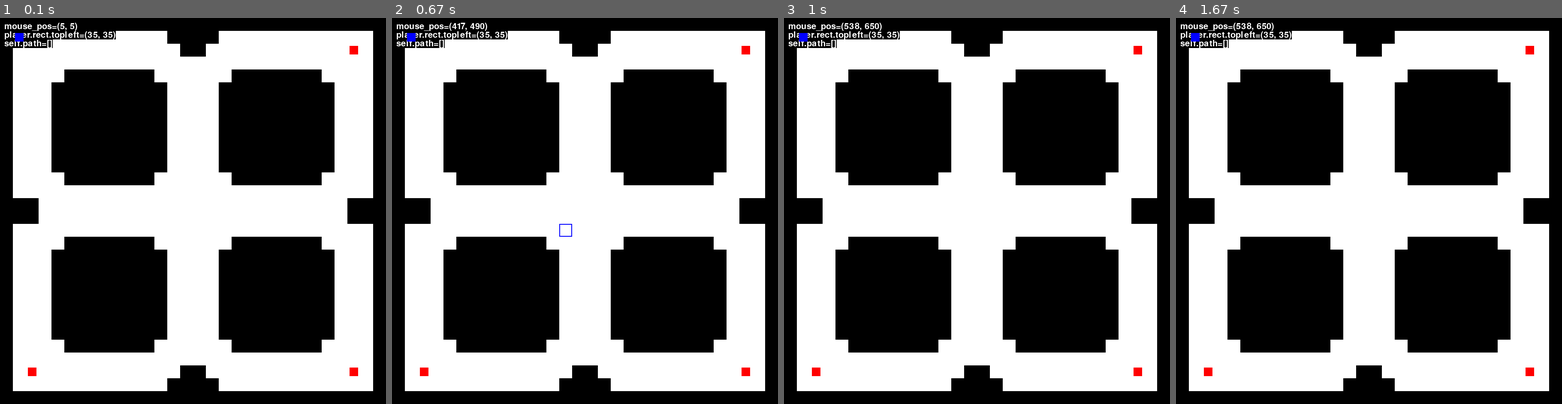
Above: before the commit, frames 1-4 (left to right).
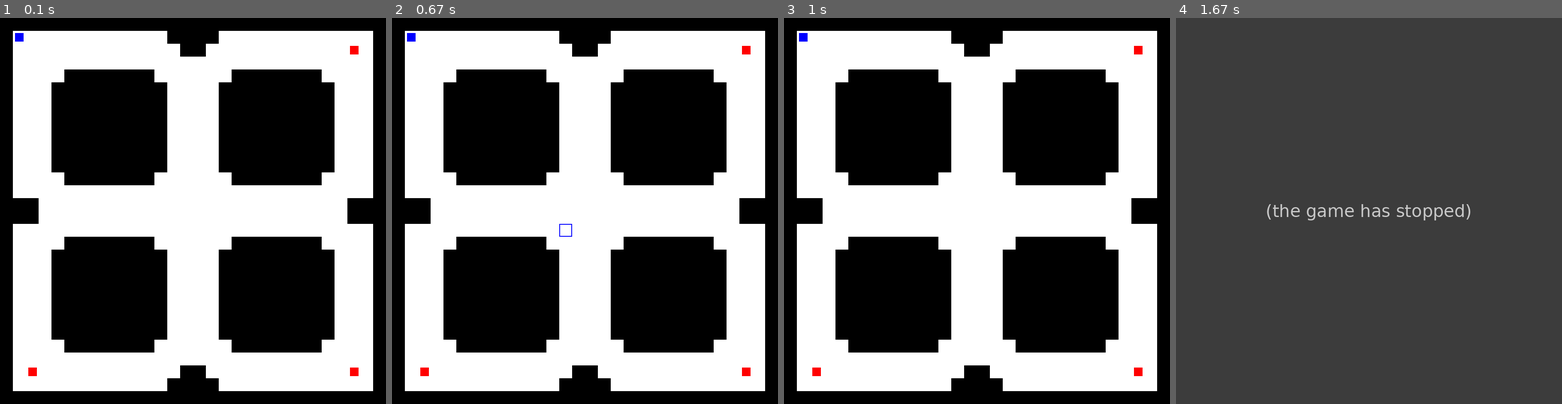
Above: after the commit, the same moments.

Repository: ArcherWayne/pygame_pathfinding
Game: pygame game, started from main.py
The game is run twice, just before and just after one commit, with the same random seed, the same clock (stepped at 60 frames per second) and the same inputs.
Inputs (mouse positions are in pixels of both pictures, inside the frame that each line leads up to):
- Up to frame 1 (0.1 s): no input
- Up to frame 2 (0.67 s): move the mouse to (569, 226) at 0.37 s
- Up to frame 3 (1 s): click (1015, 295) at 0.88 s
- Up to frame 4 (1.67 s): no input

The runs differ from the first frame. In frame 1, 0.8% of the frame differs, in the area x 1-93%, y 1-93%; in frame 2, 0.9%; in frame 3, 0.9%; in frame 4, 100%, in the area x 0-100%, y 0-100%.
Error after the commit: TypeError: 'GridNode' object is not subscriptable (main.py line 278); the game stopped at 1 s (later frames are placeholders)

Commit message:
enemy_pathfding

Diff:
--- a/main.py
+++ b/main.py
@@ -1,12 +1,9 @@
-import re
 from pathfinding.core.grid import Grid
 from pathfinding.finder.a_star import AStarFinder
 from pathfinding.core.diagonal_movement import DiagonalMovement
 import pygame
 import sys
 import time
-
-from toml import TomlDecodeError
 from debug import debug
 
 # general setup --------------------------------------------------------------------------------------------- #
@@ -22,8 +19,7 @@
 
 # 1是可以通过 0是不可以通过
 matrix = [
-    [0, 0, 0, 0, 0, 0, 0, 0, 0, 0, 0, 0, 0, 0, 0, 0,
-        0, 0, 0, 0, 0, 0, 0, 0, 0, 0, 0, 0, 0, 0],
+    [0, 0, 0, 0, 0, 0, 0, 0, 0, 0, 0, 0, 0, 0, 0, 0, 0, 0, 0, 0, 0, 0, 0, 0, 0, 0, 0, 0, 0, 0],
     [0, 1, 1, 1, 1, 1, 1, 1, 1, 1, 1, 1, 1, 0, 0, 0, 0, 1, 1, 1, 1, 1, 1, 1, 1, 1, 1, 1, 1, 0],
     [0, 1, 1, 1, 1, 1, 1, 1, 1, 1, 1, 1, 1, 1, 0, 0, 1, 1, 1, 1, 1, 1, 1, 1, 1, 1, 1, 1, 1, 0],
     [0, 1, 1, 1, 1, 1, 1, 1, 1, 1, 1, 1, 1, 1, 1, 1, 1, 1, 1, 1, 1, 1, 1, 1, 1, 1, 1, 1, 1, 0],
@@ -60,6 +56,8 @@
 clock = pygame.time.Clock()
 screen = pygame.display.set_mode((900, 900))
 pygame.display.set_caption('pathfinding_snowfield')
+enemy_timer = pygame.USEREVENT + 1
+pygame.time.set_timer(enemy_timer, 1000)
 
 # varibles setup
 game_active = True
@@ -80,14 +78,19 @@
 
         # pathfinding
         self.path = []
+        self.path_enemy_1 = []
 
         # player
         self.player = pygame.sprite.GroupSingle(player(self.empty_path))
+        # self.player = player(self.empty_path)
 
         # enemy
-        self.enemy_1 = pygame.sprite.Group(Enemy(self.empty_path, (825, 75)))
-        self.enemy_2 = pygame.sprite.Group(Enemy(self.empty_path, (75, 825)))
-        self.enemy_3 = pygame.sprite.Group(Enemy(self.empty_path, (825, 825)))
+        self.enemy_group = pygame.sprite.Group()
+        self.enemy_1 = Enemy(self.empty_path, (825+1, 75))
+        self.enemy_2 = Enemy(self.empty_path, (75+1, 825))
+        self.enemy_3 = Enemy(self.empty_path, (825+1, 825))
+        self.enemy_group.add(self.enemy_1, self.enemy_2, self.enemy_3)
+
 
     def empty_path(self):
         self.path = []
@@ -121,22 +124,27 @@
             self.player.sprite.set_path(self.path)  # 将生成的path传入player
 
     def create_path_enemy(self): # 第一个功能, 按下鼠标后开始执行
-        # FIXME:
-        # start
-        start_x, start_y = self.player.sprite.get_coord() # 获得player位置对应处的矩阵索引
-        start = self.grid.node(start_x,start_y)
-
-        # end
-        mouse_pos = pygame.mouse.get_pos()
-        end_x,end_y =  mouse_pos[0] // 30, mouse_pos[1] // 30   # 和上面获得player位置的带马基本相同
-        end = self.grid.node(end_x,end_y)
-
-        # path
-        if start_x != end_x or start_y != end_y:
-            finder = AStarFinder(diagonal_movement = DiagonalMovement.always)
-            self.path,_ = finder.find_path(start,end,self.grid)
-            self.grid.cleanup()
-            self.player.sprite.set_path(self.path)  # 将生成的path传入player
+        print(self.enemy_group.sprites())
+        # FIXME: create_path_enemy
+        for enemy in self.enemy_group.sprites():
+            # start
+            start_x, start_y = enemy.get_coord() # 获得player位置对应处的矩阵索引
+            start = self.grid.node(start_x,start_y)
+
+            # end
+            # mouse_pos = pygame.mouse.get_pos()
+            # debug(self.rect.x, info_name='player.rect.x', y =30)
+            # end_x, end_y = self.player.pos[0]//30, self.player.pos[1]//30
+            end_x, end_y = self.player.sprite.get_coord()
+            # end_x,end_y =  mouse_pos[0] // 30, mouse_pos[1] // 30   # 和上面获得player位置的带马基本相同
+            end = self.grid.node(end_x,end_y)
+
+            # path
+            if start_x != end_x or start_y != end_y:
+                finder = AStarFinder(diagonal_movement = DiagonalMovement.always)
+                self.path_enemy,_ = finder.find_path(start,end,self.grid)
+                self.grid.cleanup()
+                enemy.set_path(self.path_enemy)  # 将生成的path传入enemy
 
     def update(self, dt):
         self.draw_active_cell()
@@ -144,12 +152,9 @@
         # player updating and drawing
         self.player.update(dt)
         self.player.draw(screen)
-        self.enemy_1.update(dt)
-        self.enemy_1.draw(screen)
-        self.enemy_2.update(dt)
-        self.enemy_2.draw(screen)
-        self.enemy_3.update(dt)
-        self.enemy_3.draw(screen)
+        # FIXME: use loops to update the enemies
+        self.enemy_group.update(dt)
+        self.enemy_group.draw(screen)
 
 class player(pygame.sprite.Sprite):
     def __init__(self,empty_path):
@@ -232,8 +237,8 @@
         self.check_collisions()
         self.reposition_player()
         self.draw_path()
-        debug(self.rect.topleft, info_name='player.rect.topleft', y =30)
-        debug(self.path, y = 50, info_name='self.path')
+        # debug(self.rect.x, info_name='player.rect.x', y =30)
+        # debug(self.path, y = 50, info_name='self.path')
         self.old_rect = self.rect.copy()
 
 class Enemy(pygame.sprite.Sprite):
@@ -327,11 +332,12 @@
             if event.type == pygame.MOUSEBUTTONDOWN:
                 pathfinder.create_path()
 
+            if event.type == enemy_timer:
+                pathfinder.create_path_enemy()
+
         if game_active:
             screen.fill(WHITE)
             draw_background(matrix, white_surf, black_surf)
-            debug(pygame.mouse.get_pos(), info_name='mouse_pos')
-
             pathfinder.update(dt)
 
         pygame.display.update()
Not shown, changed: todo.md
